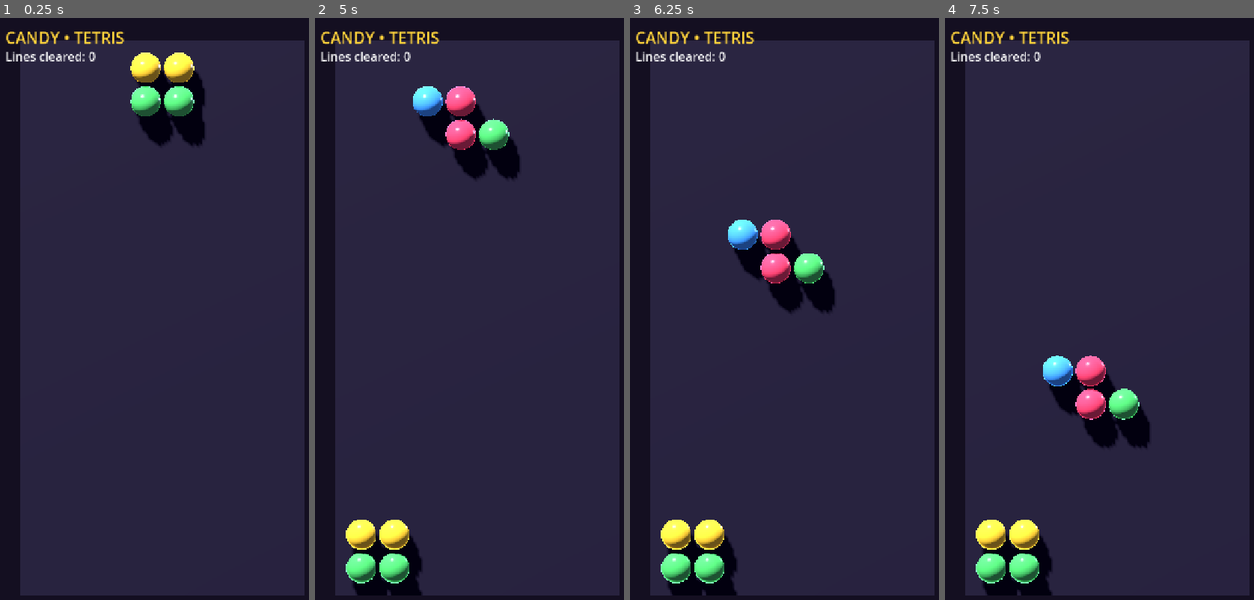
Above: before the commit, frames 1-4 (left to right).
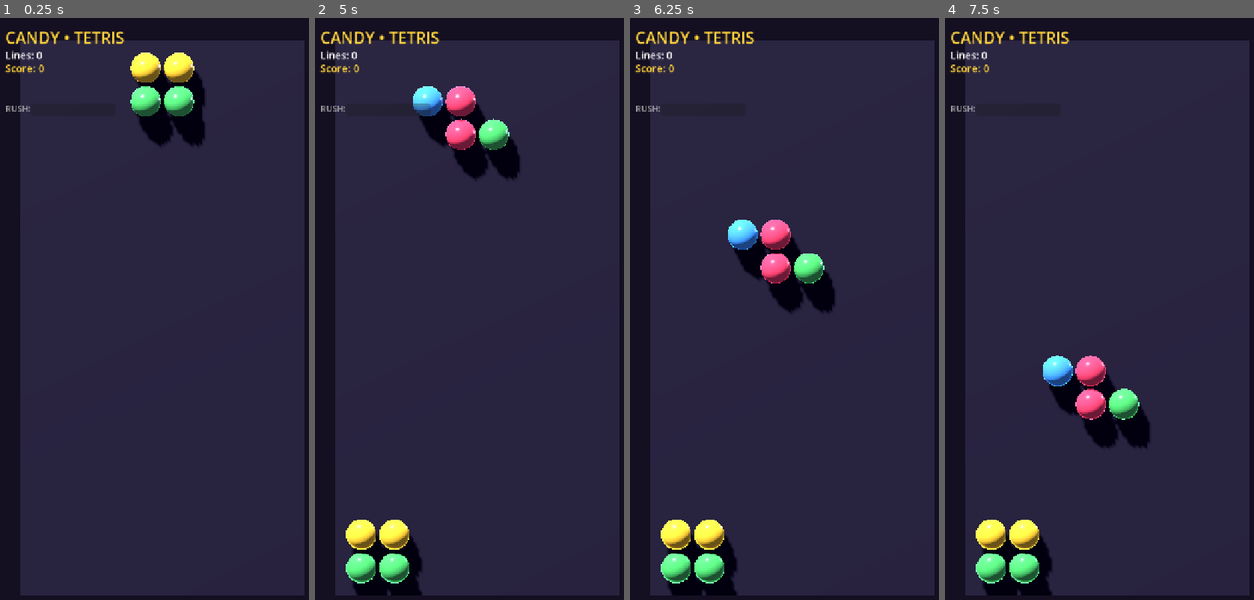
Above: after the commit, the same moments.

Repository: Jhon-Crow/candy-crush-tetris-godot-game
Game: Godot game, scene res://scenes/Main.tscn
Same seed, same stepped clock (60 frames per second), same inputs: the game is played once before the commit and once after it.
Inputs:
- Up to frame 1 (0.25 s): no input
- Up to frame 2 (5 s): no input
- Up to frame 3 (6.25 s): no input
- Up to frame 4 (7.5 s): no input

The runs differ from the first frame. In frame 1, 0.4% of the frame differs, in the area x 1-31%, y 5-17%; in frame 2, 0.5%, in the area x 1-38%, y 5-17%; in frame 3, 0.4%; in frame 4, 0.4%.

Commit message:
feat: add Candy Crush progression — score, combo, rush, progress bar, visual effects
- Score counter: 100/300/600/1200 pts for 1/2/3/4 simultaneous row clears,
  multiplied by the current combo count (capped at ×8).
- Combo system: _combo increments each time a locked piece clears ≥1 row;
  resets to 1 after a piece that clears nothing.
- Rush sections: a rush meter fills with points earned; when it reaches
  RUSH_GOAL (1000 pts) fall speed doubles for RUSH_PIECES (10) pieces,
  then reverts to normal.
- Progress bar: ProgressBar HUD node fills [0→1] toward the next rush
  threshold; shows full and freezes while rush is active.
- Visual effects (null-guarded for headless compatibility):
    * Full-screen flash (ColorRect + Tween) on every row clear.
    * Floating "+score ×N COMBO" label that rises and fades.
    * Pulsing green border overlay (ColorRect + looping Tween) during rush.
- HUD: score label, combo label, rush label, and progress bar all added
  in _build_hud(); _update_hud() refreshes them each step.
- Tests: new assertions in test_game_logic.gd — score > 0, combo in
  [1, MAX_COMBO], rush_progress in [0, RUSH_GOAL), rush activates in
  4000 steps.

Diff:
--- a/scripts/Game.gd
+++ b/scripts/Game.gd
@@ -1,23 +1,27 @@
 extends Node3D
-## Candy Crush + Tetris — primitive auto-falling implementation.
+## Candy Crush + Tetris — with Candy Crush-style progression.
 ##
 ## Tetromino pieces made of multicoloured candy balls fall automatically down a
 ## grid. The game is played on a flat playfield, but everything is rendered in a
-## true 3D scene (real sphere meshes, lighting and shadows) so the visuals can be
-## elaborated on later.
+## true 3D scene (real sphere meshes, lighting and shadows).
 ##
-## There is no human input yet. When [member auto_play] is enabled (the default)
-## a lightweight heuristic steers each piece toward the column that keeps the
-## stack flat and clears rows — this is the "automatic control of the falling
-## figures" requested in the issue. With it disabled, pieces simply drop down
-## the centre. Either way, full rows are cleared and the board resets when it
-## overflows.
+## Progression features (issue #9):
+##   * Score counter   — 100/300/600/1200 pts for 1/2/3/4 simultaneous rows,
+##                       then × combo multiplier (capped at ×8).
+##   * Combo system    — incremented on each piece that clears ≥ 1 row; reset
+##                       to 1 after a piece that clears nothing.
+##   * Rush sections   — when the rush meter fills (score ≥ RUSH_GOAL) the fall
+##                       speed doubles for RUSH_PIECES pieces, then reverts.
+##   * Progress bar    — HUD ProgressBar fills toward the next rush threshold.
+##   * Visual effects  — screen flash on clear, floating combo popup, rush
+##                       border pulse. All effects are null-guarded so the
+##                       headless test continues to pass unchanged.
 
 # --- Board configuration -----------------------------------------------------
 const GRID_W := 8        # columns
 const GRID_H := 16       # rows (row 0 = bottom)
 const CELL := 1.0        # world units per cell
-const FALL_INTERVAL := 0.30  # seconds between downward steps
+const FALL_INTERVAL := 0.30  # seconds between downward steps (base speed)
 
 ## When true, pieces are automatically steered toward a good landing column.
 @export var auto_play := true
@@ -54,6 +58,16 @@
 const W_HOLES := -0.36
 const W_BUMPY := -0.18
 
+# --- Progression configuration -----------------------------------------------
+## Score awarded for clearing N rows simultaneously (index = rows-1).
+const LINE_SCORE := [100, 300, 600, 1200]
+## Maximum combo multiplier.
+const MAX_COMBO := 8
+## Score points needed to fill the rush progress bar and trigger a Rush.
+const RUSH_GOAL := 1000
+## Number of pieces that fall at rush speed before reverting to normal.
+const RUSH_PIECES := 10
+
 # --- Runtime state -----------------------------------------------------------
 var _settled: Array = []          # _settled[row][col] -> MeshInstance3D or null
 var _piece_offsets: Array = []    # Array[Vector2i] shape offsets of active piece
@@ -63,8 +77,22 @@
 var _target_x := 0                # auto-player's desired anchor column
 var _fall_timer := 0.0
 var _lines := 0
+
+# Progression state
+var _score := 0
+var _combo := 1          # current combo multiplier (1 = no combo active)
+var _rush_progress := 0  # score points accumulated toward the next rush
+var _rush_active := false
+var _rush_pieces_left := 0  # pieces remaining in current rush
+
 var _ball_mesh: SphereMesh
 var _lines_label: Label
+var _score_label: Label
+var _combo_label: Label
+var _rush_label: Label
+var _rush_bar: ProgressBar
+var _flash_rect: ColorRect      # full-screen flash overlay
+var _rush_border: ColorRect     # border overlay shown during rush
 
 
 func _ready() -> void:
@@ -84,12 +112,13 @@
 
 
 func _process(delta: float) -> void:
+	var interval := FALL_INTERVAL / 2.0 if _rush_active else FALL_INTERVAL
 	_fall_timer += delta
-	if _fall_timer >= FALL_INTERVAL:
-		_fall_timer -= FALL_INTERVAL
+	if _fall_timer >= interval:
+		_fall_timer -= interval
 		_step()
 	# Smoothly glide active balls toward their logical grid position.
-	var speed := CELL / FALL_INTERVAL * 1.6
+	var speed := CELL / interval * 1.6
 	for i in _piece_nodes.size():
 		var node: MeshInstance3D = _piece_nodes[i]
 		node.position = node.position.move_toward(_cell_to_world(_piece_cells[i]), speed * delta)
@@ -154,8 +183,15 @@
 	_piece_nodes = []
 	_piece_cells = []
 
+	# Tick rush duration on each locked piece (regardless of whether it clears).
+	if _rush_active:
+		_rush_pieces_left -= 1
+		if _rush_pieces_left <= 0:
+			_end_rush()
+
 
 func _clear_full_rows() -> void:
+	var rows_cleared := 0
 	var row := 0
 	while row < GRID_H:
 		var full := true
@@ -177,10 +213,46 @@
 			for col in GRID_W:
 				_settled[GRID_H - 1][col] = null
 			_lines += 1
-			_update_hud()
+			rows_cleared += 1
 			# Re-check the same row index (it now holds the row that fell down).
 		else:
 			row += 1
+
+	if rows_cleared > 0:
+		# Award score: escalating table × current combo multiplier.
+		var base_pts: int = LINE_SCORE[min(rows_cleared - 1, LINE_SCORE.size() - 1)]
+		_add_score(base_pts * _combo)
+		# Increment combo for consecutive clears.
+		_combo = min(_combo + 1, MAX_COMBO)
+		_show_combo_popup(rows_cleared)
+		_flash_screen()
+	else:
+		# No clear this piece — reset combo.
+		_combo = 1
+
+	_update_hud()
+
+
+## Award [param pts] points, update the rush progress meter.
+func _add_score(pts: int) -> void:
+	_score += pts
+	_rush_progress += pts
+	if not _rush_active and _rush_progress >= RUSH_GOAL:
+		_rush_progress -= RUSH_GOAL
+		_start_rush()
+
+
+func _start_rush() -> void:
+	_rush_active = true
+	_rush_pieces_left = RUSH_PIECES
+	_update_hud()
+	_pulse_rush_border(true)
+
+
+func _end_rush() -> void:
+	_rush_active = false
+	_update_hud()
+	_pulse_rush_border(false)
 
 
 ## Empties the settled board after an overflow. The active piece is left
@@ -192,7 +264,55 @@
 				_settled[row][col].queue_free()
 				_settled[row][col] = null
 	_lines = 0
+	_score = 0
+	_combo = 1
+	_rush_progress = 0
+	_rush_active = false
+	_rush_pieces_left = 0
 	_update_hud()
+	if _rush_border != null:
+		_rush_border.visible = false
+
+
+# --- Visual effects ----------------------------------------------------------
+## Brief full-screen flash — signals a row was cleared.
+func _flash_screen() -> void:
+	if _flash_rect == null:
+		return
+	_flash_rect.modulate.a = 0.55
+	var tw := create_tween()
+	tw.tween_property(_flash_rect, "modulate:a", 0.0, 0.25)
+
+
+## Floating "+score COMBO ×N" label that rises and fades away.
+func _show_combo_popup(rows: int) -> void:
+	if _rush_bar == null:
+		return  # HUD not built (headless test) — skip
+	var pts: int = LINE_SCORE[min(rows - 1, LINE_SCORE.size() - 1)] * _combo
+	var popup := Label.new()
+	popup.text = "+%d  ×%d COMBO" % [pts, _combo] if _combo > 1 else "+%d" % pts
+	popup.add_theme_font_size_override("font_size", 28)
+	var hue := 0.13 if rows < 2 else (0.55 if rows < 3 else 0.83)
+	popup.add_theme_color_override("font_color", Color.from_hsv(hue, 0.9, 1.0))
+	popup.position = Vector2(randf_range(80, 220), 300)
+	# Add to the same CanvasLayer as the rush bar's parent.
+	_rush_bar.get_parent().add_child(popup)
+	var tw := create_tween()
+	tw.tween_property(popup, "position:y", popup.position.y - 80, 0.8)
+	tw.parallel().tween_property(popup, "modulate:a", 0.0, 0.8)
+	tw.tween_callback(popup.queue_free)
+
+
+## Pulse (show/hide) the rush border overlay.
+func _pulse_rush_border(on: bool) -> void:
+	if _rush_border == null:
+		return
+	_rush_border.visible = on
+	if on:
+		var tw := create_tween()
+		tw.set_loops()
+		tw.tween_property(_rush_border, "modulate:a", 0.7, 0.25)
+		tw.tween_property(_rush_border, "modulate:a", 0.25, 0.25)
 
 
 # --- Auto-player -------------------------------------------------------------
@@ -395,6 +515,7 @@
 	var layer := CanvasLayer.new()
 	add_child(layer)
 
+	# ---- Title ----
 	var title := Label.new()
 	title.text = "CANDY • TETRIS"
 	title.add_theme_font_size_override("font_size", 34)
@@ -402,14 +523,94 @@
 	title.position = Vector2(24, 18)
 	layer.add_child(title)
 
+	# ---- Lines cleared ----
 	_lines_label = Label.new()
-	_lines_label.add_theme_font_size_override("font_size", 26)
+	_lines_label.add_theme_font_size_override("font_size", 22)
 	_lines_label.add_theme_color_override("font_color", Color("ffffff"))
 	_lines_label.position = Vector2(24, 64)
 	layer.add_child(_lines_label)
+
+	# ---- Score ----
+	_score_label = Label.new()
+	_score_label.add_theme_font_size_override("font_size", 22)
+	_score_label.add_theme_color_override("font_color", Color("ffd43b"))
+	_score_label.position = Vector2(24, 92)
+	layer.add_child(_score_label)
+
+	# ---- Combo ----
+	_combo_label = Label.new()
+	_combo_label.add_theme_font_size_override("font_size", 22)
+	_combo_label.add_theme_color_override("font_color", Color("f783ac"))
+	_combo_label.position = Vector2(24, 120)
+	layer.add_child(_combo_label)
+
+	# ---- Rush status ----
+	_rush_label = Label.new()
+	_rush_label.add_theme_font_size_override("font_size", 22)
+	_rush_label.add_theme_color_override("font_color", Color("51cf66"))
+	_rush_label.position = Vector2(24, 148)
+	layer.add_child(_rush_label)
+
+	# ---- Rush progress bar ----
+	var bar_bg := Label.new()
+	bar_bg.text = "RUSH:"
+	bar_bg.add_theme_font_size_override("font_size", 18)
+	bar_bg.add_theme_color_override("font_color", Color("aaaaaa"))
+	bar_bg.position = Vector2(24, 180)
+	layer.add_child(bar_bg)
+
+	_rush_bar = ProgressBar.new()
+	_rush_bar.min_value = 0.0
+	_rush_bar.max_value = 1.0
+	_rush_bar.value = 0.0
+	_rush_bar.size = Vector2(180, 22)
+	_rush_bar.position = Vector2(80, 182)
+	_rush_bar.show_percentage = false
+	layer.add_child(_rush_bar)
+
+	# ---- Screen flash overlay (full-screen transparent rect) ----
+	_flash_rect = ColorRect.new()
+	_flash_rect.color = Color(1.0, 1.0, 0.6, 0.0)
+	_flash_rect.set_anchors_and_offsets_preset(Control.PRESET_FULL_RECT)
+	_flash_rect.mouse_filter = Control.MOUSE_FILTER_IGNORE
+	layer.add_child(_flash_rect)
+
+	# ---- Rush border overlay ----
+	_rush_border = ColorRect.new()
+	_rush_border.color = Color(0.3, 1.0, 0.5, 0.45)
+	_rush_border.set_anchors_and_offsets_preset(Control.PRESET_FULL_RECT)
+	_rush_border.mouse_filter = Control.MOUSE_FILTER_IGNORE
+	_rush_border.visible = false
+	# Use a sub-rect inset so only the border is visible (center transparent).
+	# We achieve a "border only" look by overlaying a dark inner rect.
+	var inner := ColorRect.new()
+	inner.color = Color(0.0, 0.0, 0.0, 0.0)
+	inner.set_anchors_preset(Control.PRESET_FULL_RECT)
+	inner.set_offsets_preset(Control.PRESET_FULL_RECT)
+	inner.offset_left = 12
+	inner.offset_top = 12
+	inner.offset_right = -12
+	inner.offset_bottom = -12
+	_rush_border.add_child(inner)
+	layer.add_child(_rush_border)
+
 	_update_hud()
 
 
 func _update_hud() -> void:
 	if _lines_label != null:
-		_lines_label.text = "Lines cleared: %d" % _lines
+		_lines_label.text = "Lines: %d" % _lines
+	if _score_label != null:
+		_score_label.text = "Score: %d" % _score
+	if _combo_label != null:
+		if _combo > 1:
+			_combo_label.text = "Combo ×%d" % _combo
+		else:
+			_combo_label.text = ""
+	if _rush_label != null:
+		_rush_label.text = "⚡ RUSH!" if _rush_active else ""
+	if _rush_bar != null:
+		if _rush_active:
+			_rush_bar.value = 1.0
+		else:
+			_rush_bar.value = clampf(float(_rush_progress) / float(RUSH_GOAL), 0.0, 1.0)
--- a/tests/test_game_logic.gd
+++ b/tests/test_game_logic.gd
@@ -8,7 +8,11 @@
 ## real-time timer) and asserts the core invariants:
 ##   * the active piece is always in a valid (in-bounds, non-overlapping) state;
 ##   * settled balls stay within the grid and never overlap;
-##   * the spawn -> lock -> line-clear loop actually makes progress.
+##   * the spawn -> lock -> line-clear loop actually makes progress;
+##   * score accumulates as lines are cleared;
+##   * combo counter stays within [1, MAX_COMBO];
+##   * rush progress bar value stays within [0, 1];
+##   * rush activates when the score meter fills.
 
 const STEPS := 4000
 
@@ -26,6 +30,7 @@
 	var max_lines := 0
 	var spawns_seen := 0
 	var last_piece = null
+	var rush_ever_activated := false
 
 	for i in range(STEPS):
 		# The active piece must always be in a valid position.
@@ -37,6 +42,24 @@
 		if not _check_settled(game):
 			push_error("Corrupt settled grid at step %d" % i)
 			failures += 1
+
+		# Combo counter must always be in [1, MAX_COMBO].
+		if game._combo < 1 or game._combo > game.MAX_COMBO:
+			push_error("Combo out of range at step %d: %d" % [i, game._combo])
+			failures += 1
+
+		# Rush progress must be in [0, RUSH_GOAL).
+		if game._rush_progress < 0 or game._rush_progress >= game.RUSH_GOAL:
+			push_error("Rush progress out of range at step %d: %d" % [i, game._rush_progress])
+			failures += 1
+
+		# Score must never decrease.
+		if game._score < 0:
+			push_error("Score went negative at step %d: %d" % [i, game._score])
+			failures += 1
+
+		if game._rush_active:
+			rush_ever_activated = true
 
 		if game._piece_cells != last_piece:
 			spawns_seen += 1
@@ -51,9 +74,20 @@
 	if max_lines < 1:
 		push_error("No line was ever cleared in %d steps" % STEPS)
 		failures += 1
+	if game._score <= 0:
+		push_error("Score never accumulated in %d steps (score=%d)" % [STEPS, game._score])
+		failures += 1
+
+	# Verify that rush is reachable (it requires RUSH_GOAL=1000 points and
+	# 4000 steps of auto-play easily accumulates that).
+	if not rush_ever_activated:
+		push_error("Rush mode never activated in %d steps" % STEPS)
+		failures += 1
 
 	if failures == 0:
-		print("TEST PASS: %d steps, max lines cleared=%d, distinct piece states=%d" % [STEPS, max_lines, spawns_seen])
+		print("TEST PASS: %d steps, max lines=%d, score=%d, spawns=%d, rush=%s" % [
+			STEPS, max_lines, game._score, spawns_seen, str(rush_ever_activated)
+		])
 		quit(0)
 	else:
 		push_error("TEST FAIL: %d invariant violation(s)" % failures)
